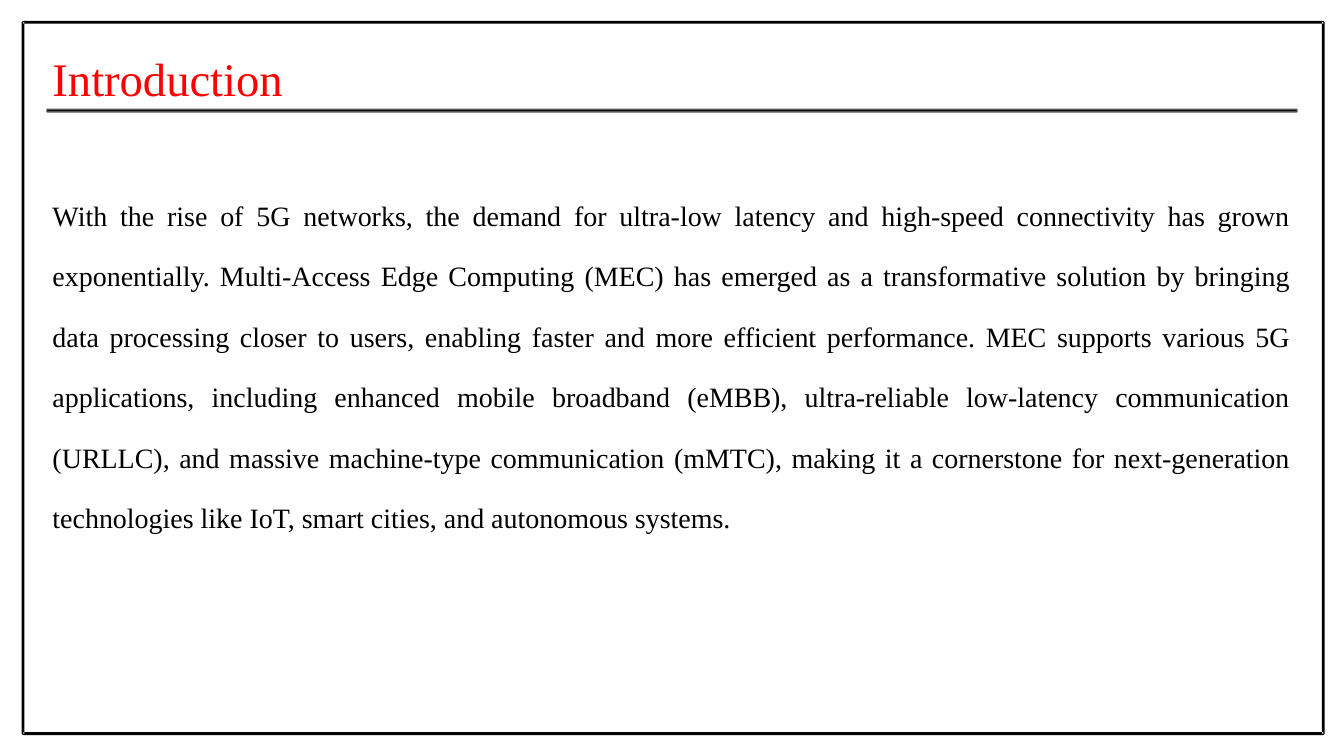
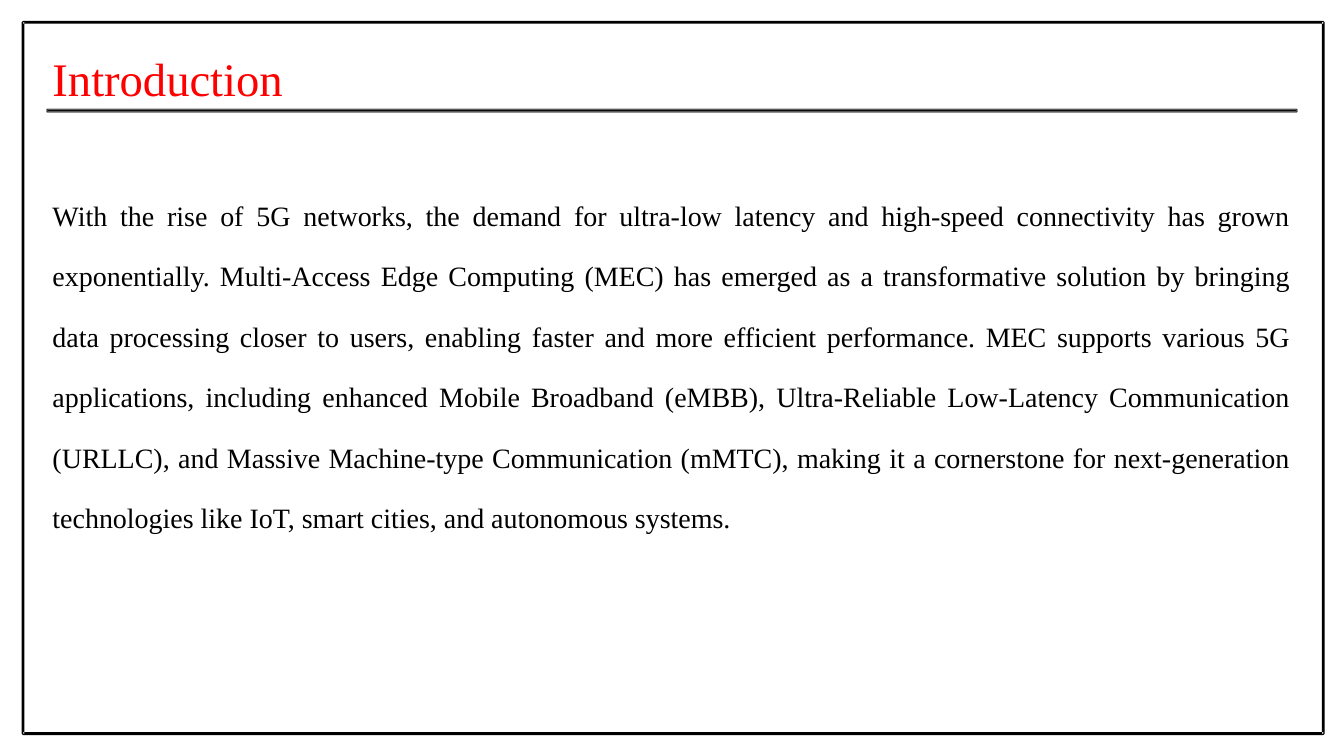
Before and after one commit to Prithiv-vijai/5g_MEC_Blockchain, a slide deck: slide 2 of files/Batch-4 First Review.pptx. Drawn at 1344x756 pixels with LibreOffice and Linux fonts; fonts in the diff are those of the drawing. Boxes give left, top, right and bottom in pixels: in the first picture for what was removed or moved away, otherwise in the second. Text is boxed around its words. In the diff, an @@ line names an element or a change of style, - is before the commit and + after.

```diff
--- a/files/Batch-4 First Review.pptx
+++ b/files/Batch-4 First Review.pptx
@@ text at (x1=52, y1=206, x2=1290, y2=534): text changed @@
-With the rise of 5G networks, the demand for ultra-low latency and high-speed connectivity has grown exponentially. Multi-Access Edge Computing (MEC) has emerged as a transformative solution by bringing data processing closer to users, enabling faster and more efficient performance. MEC supports various 5G applications, including enhanced mobile broadband (eMBB), ultra-reliable low-latency communication (URLLC), and massive machine-type communication (mMTC), making it a cornerstone for next-generation technologies like IoT, smart cities, and autonomous systems.
+With the rise of 5G networks, the demand for ultra-low latency and high-speed connectivity has grown exponentially. Multi-Access Edge Computing (MEC) has emerged as a transformative solution by bringing data processing closer to users, enabling faster and more efficient performance. MEC supports various 5G applications, including enhanced Mobile Broadband (eMBB), Ultra-Reliable Low-Latency Communication (URLLC), and Massive Machine-type Communication (mMTC), making it a cornerstone for next-generation technologies like IoT, smart cities, and autonomous systems.
```
Also in this commit, not shown: 2 other slides changed, 11 other files.
